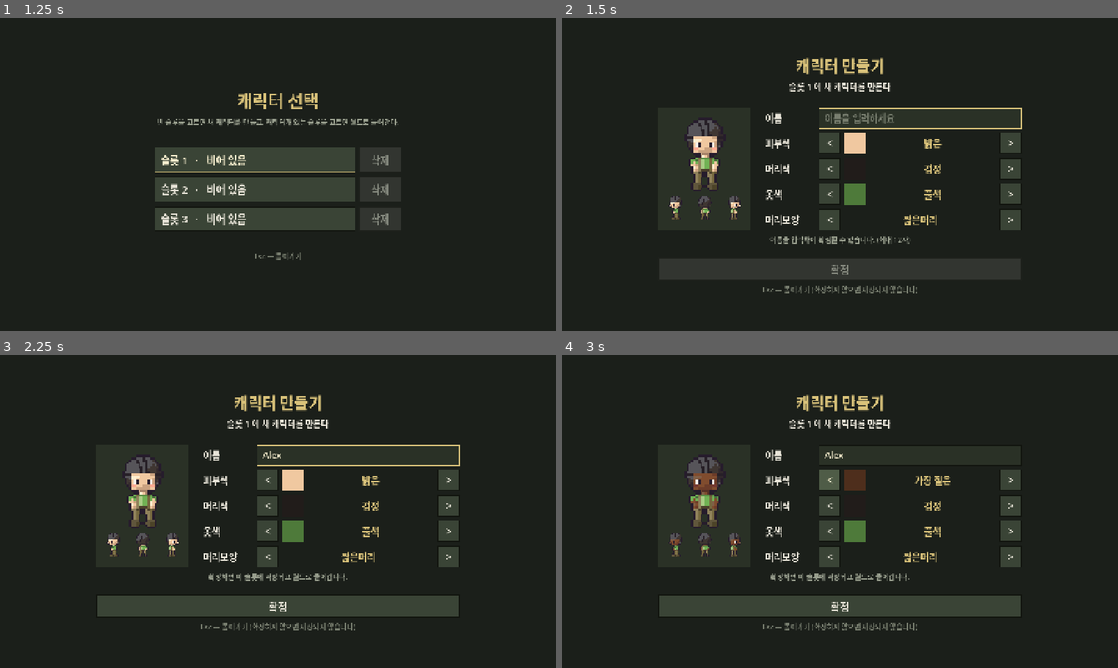
Above: before the commit, frames 1-4 (two rows, left to right).
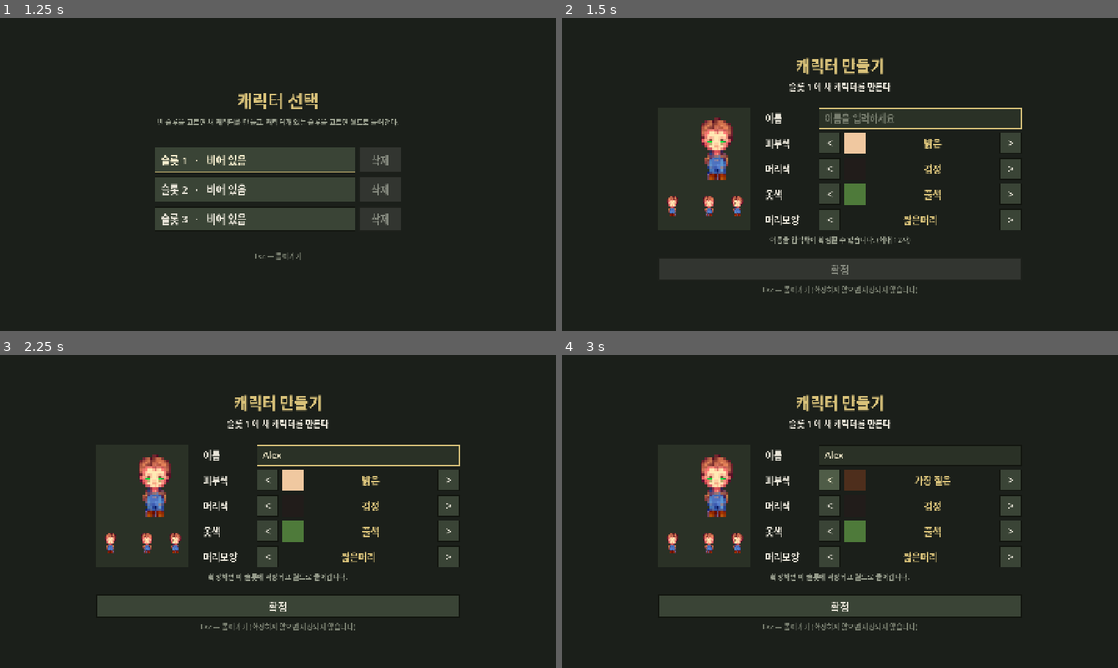
Above: after the commit, the same moments.

Repository: kimtuna/Gunfarm
Game: Godot game, scene res://scenes/main_menu.tscn
The game is run twice, just before and just after one commit, with the same random seed, the same clock (stepped at 60 frames per second) and the same inputs.
Inputs (mouse positions are in pixels of both pictures, inside the frame that each line leads up to):
- Up to frame 1 (1.25 s): click "플레이" at 0.5 s
- Up to frame 2 (1.5 s): click "슬롯 1 · 비어 있음" at 1.25 s
- Up to frame 3 (2.25 s): click (355, 455) at 2.02 s; type "Alex" at 2.1 s
- Up to frame 4 (3 s): click "<" at 2.75 s

Frame 1 is identical in both runs. In frame 2, 1.7% of the frame differs, in the area x 18-33%, y 31-65%; in frame 3, 1.7%; in frame 4, 1.7%.

Commit message:
캐릭터 시트 88장을 지우고 idle 한 장부터 다시 — 그리고 pyxelate 를 진짜로 설치
사람 결정: "지금까지 있던 거 싹 다 없애고 아이템 빼고 캐릭터를 싹 다 삭제해. ComfyUI
로 그린 걸 도안으로 해서 다시 그려서 하나만 만들어 게임에 적용해봐."

player_*.png 88장을 지웠다(아이템·바닥·상자·지형은 남겼다). player_frames.gd 의
motions() 는 idle 만 돌려주게 했고, 되살릴 줄을 주석으로 남겼다.

그리고 사람이 짚은 것: "사진을 축소한 거 말고 다른 툴로 도트를 찍어내야 하는 거
아니야?" — 맞았다. 내가 하던 축소는 픽셀마다 색이 달라져서 도트가 아니었다(실측:
불투명 272px 에 색 259개, 평평한 면 1%, 도트는 보통 60~80%). pyxelate 로 바꾸니
색 14개, 평평 73% 가 나왔다.

**PyPI 의 pyxelate 0.0.1 은 아무 기능이 없는 빈 껍데기였다**("Reserved name
placeholder. No functionality."). CLAUDE.md 는 그걸 멀쩡한 변환 도구로 적어두고
있었다 — 실측값과 함께 고치고, venv 재생성 명령도 GitHub 설치로 바꿨다.

Co-Authored-By: Claude Opus 5 (1M context) <noreply@anthropic.com>
Claude-Session: https://claude.ai/code/session_01UwvaQhBRGGt2KeyE73BnFi

Diff:
--- a/game/scripts/player_frames.gd
+++ b/game/scripts/player_frames.gd
@@ -82,14 +82,21 @@
 
 ## 한 캐릭터가 가진 모션과 그 재생 속도. **여기 한 줄을 늘리면** 시트가 자동으로
 ## 같이 실려서 `<모션>_<방향>` 애니메이션이 생긴다(도구별 모션이 그렇게 붙는다).
+## **2026-09-08 — 캐릭터 시트를 전부 지우고 idle 한 장부터 다시 시작한다.**
+## 사람이 "지금까지 있던 거 싹 다 없애고 캐릭터를 싹 다 삭제해. ComfyUI 로 그린 걸
+## 도안으로 해서 다시 그려서 하나만 만들어 게임에 적용해봐" 라고 정했다.
+## 걷기·도구 시트 88장은 지웠으므로 여기서 idle 만 돌려준다 — 그 시트들이 다시
+## 생기면 아래 주석 처리된 줄을 되살린다.
 static func motions() -> Dictionary:
-	var out := {"idle": IDLE_FPS, "walk": WALK_FPS}
-	for tool in TOOLS:
-		out["hold_%s" % tool] = IDLE_FPS
-		if has_use(tool):
-			out["use_%s" % tool] = USE_FPS
-		out["walk_%s" % tool] = WALK_FPS
-	return out
+	return {"idle": IDLE_FPS}
+	# 되살릴 때:
+	# var out := {"idle": IDLE_FPS, "walk": WALK_FPS}
+	# for tool in TOOLS:
+	# 	out["hold_%s" % tool] = IDLE_FPS
+	# 	if has_use(tool):
+	# 		out["use_%s" % tool] = USE_FPS
+	# 	out["walk_%s" % tool] = WALK_FPS
+	# return out
 
 
 ## `<모션>` × `<머리모양>` 한 벌이 놓인 자리. 생성기(`gen_character.py` 의
Binary file removed: game/assets/sprites/player_hold_axe_bob.png
Not shown, removed: game/assets/sprites/player_hold_axe_bob.png.import
Binary file removed: game/assets/sprites/player_hold_axe_long.png
Not shown, removed: game/assets/sprites/player_hold_axe_long.png.import
Binary file removed: game/assets/sprites/player_hold_axe_ponytail.png
Not shown, removed: game/assets/sprites/player_hold_axe_ponytail.png.import
Binary file removed: game/assets/sprites/player_hold_axe_short.png
Not shown, removed: game/assets/sprites/player_hold_axe_short.png.import
Binary file removed: game/assets/sprites/player_hold_fishing_rod_bob.png
Not shown, removed: game/assets/sprites/player_hold_fishing_rod_bob.png.import
Binary file removed: game/assets/sprites/player_hold_fishing_rod_long.png
Not shown, removed: game/assets/sprites/player_hold_fishing_rod_long.png.import
(and 165 more such lines)
